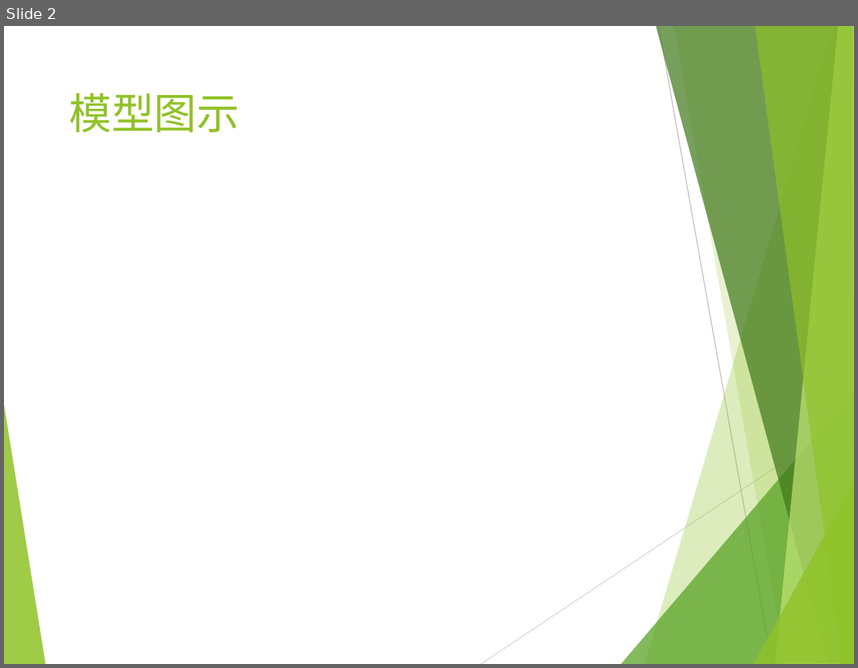
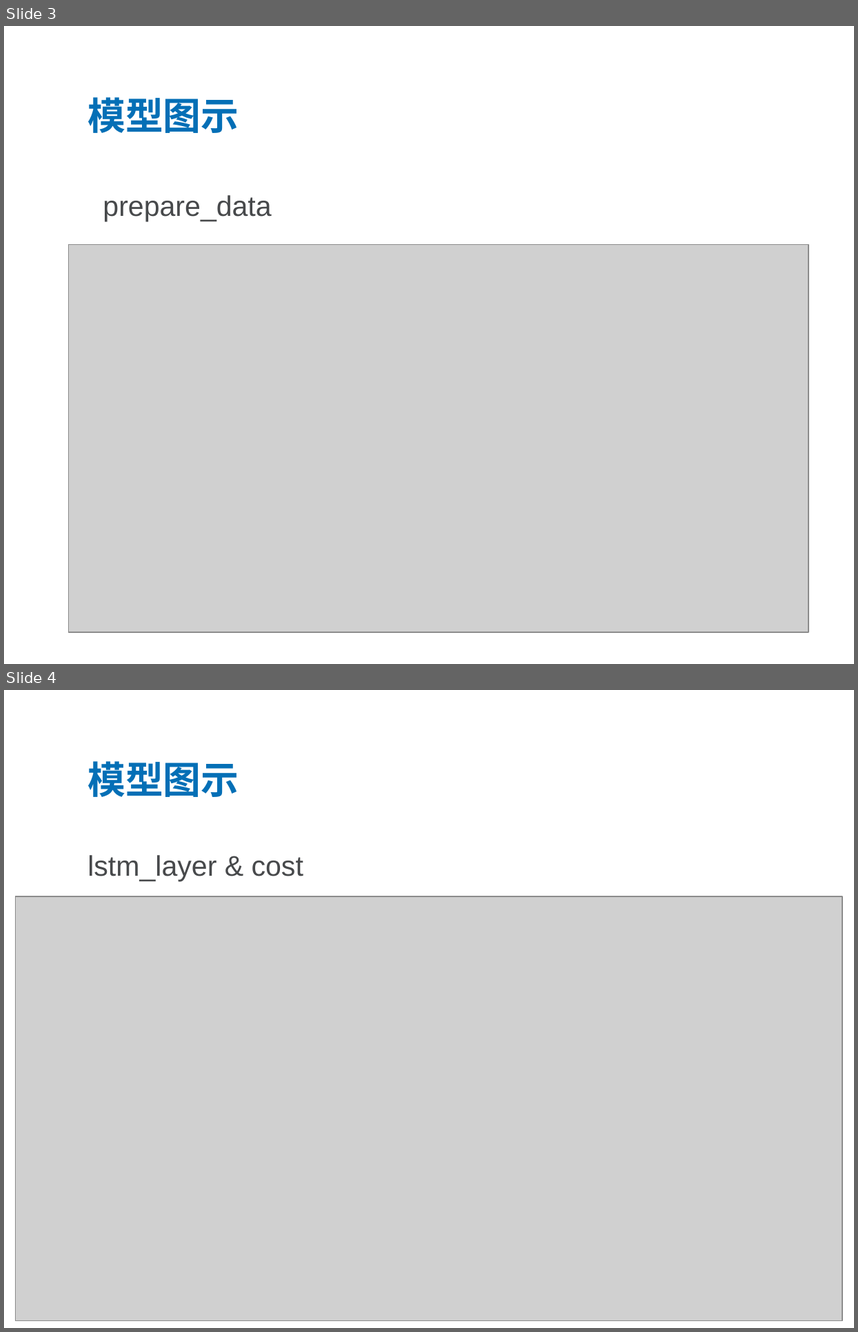
Before and after one commit to BigWhiteDog/AI-assignment, a slide deck: 模型描述.pptx. Shown one above the other, each under a label of ours: slide 2 before the commit, slides 3 and 4 after it. The pictures are 858x668 and 858x1332 pixels, drawn with LibreOffice and Linux fonts; fonts in the diff are those of the drawing; grey boxes stand for pictures; background and template pictures are left out. Boxes give left, top, right and bottom in pixels: in the first picture for what was removed or moved away, otherwise in the second. Text is boxed around its words. In the diff, an @@ line names an element or a change of style, - is before the commit and + after.

```diff
--- a/模型描述.pptx
+++ b/模型描述.pptx
@@ slide 4 added at (4,690,854,1328), background #FFFFFF; not listed: 1 template element that a slide beside it also shows @@
@@ title added at (87,761,239,797), 32 pt, text #046FB6, bold @@
+模型图示
@@ text added at (87,855,303,882), 24 pt, text #47494B @@
+lstm_layer & cost
@@ picture added at (16,896,843,1321) @@
@@ what was slide 2 is now slide 3 @@
@@ slide 3 changed as well @@
@@ rectangle added at (4,26,854,332), fill #FFFFFF at 74% opacity @@
@@ title "模型图示": place and size @@
-title "模型图示" at (69,93,239,132)
+title "模型图示" at (87,97,239,133)
@@ title "模型图示" at (87,97,239,133): size 36 to 32 pt, font Lato to Montserrat, text colour #90C226 to #046FB6, bold on; line spacing 1 to 0.9; vertical alignment top to bottom @@
@@ text added at (103,195,271,222), 24 pt, text #47494B @@
+prepare_data
@@ picture added at (69,245,809,632) @@
@@ group removed at (4,26,854,664): 8 freeform shapes, 2 lines @@
```
Also in this commit, not shown: 3 other slides changed, 2 other slides added, 8 other files.
